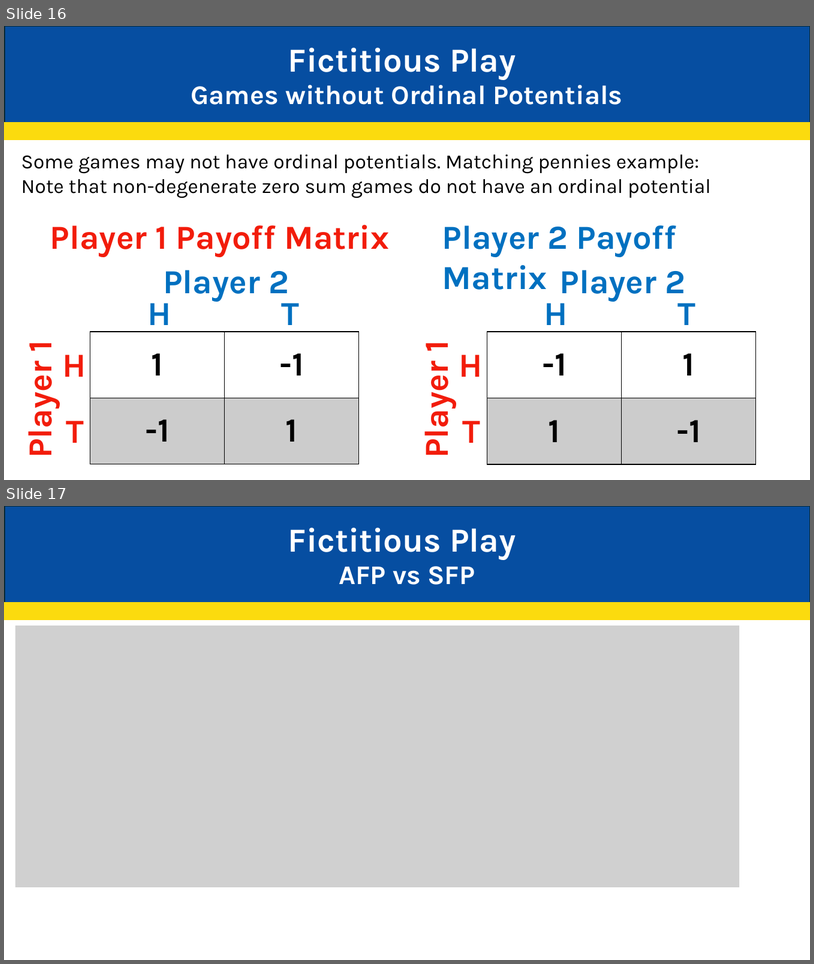
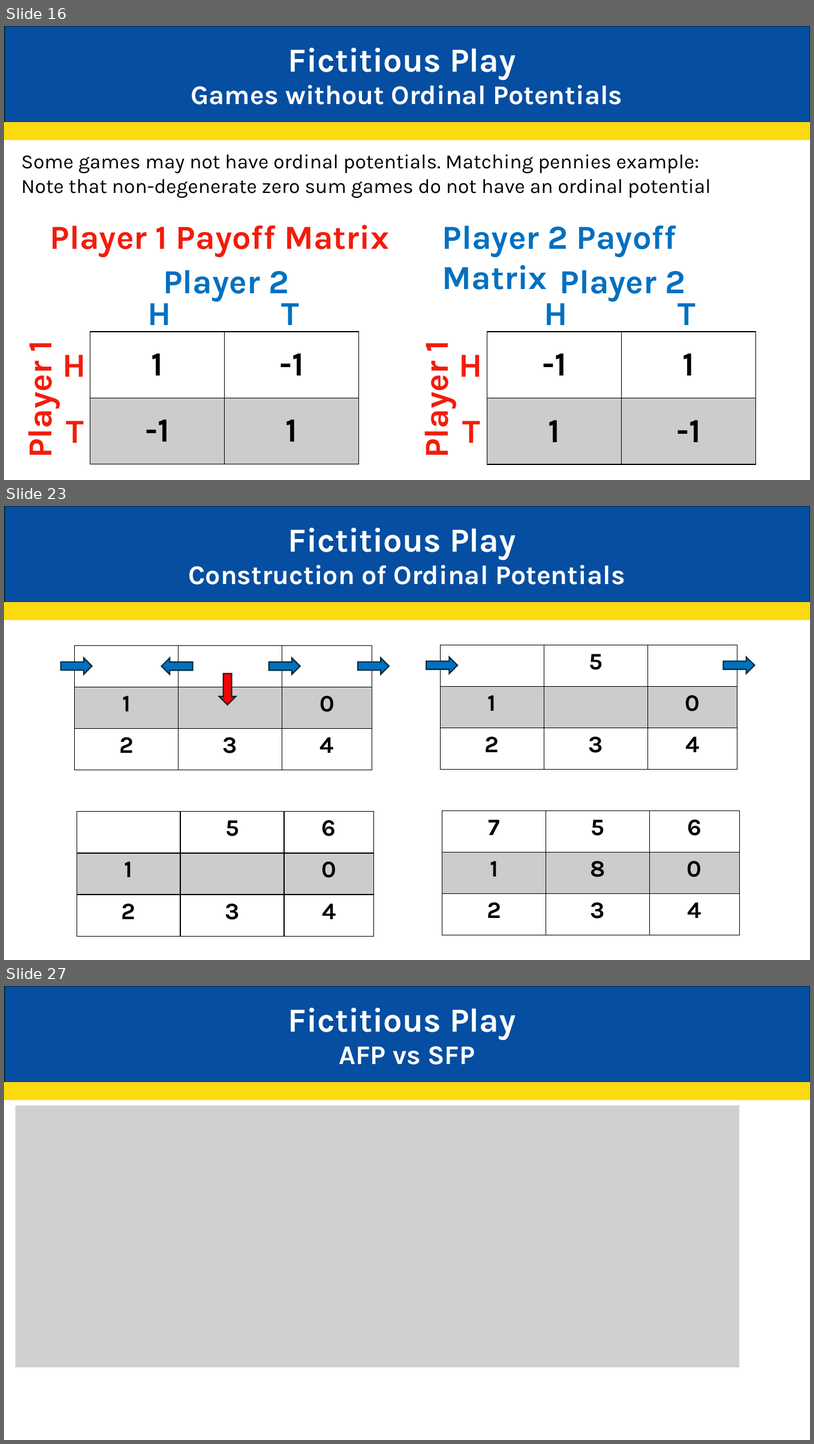
Before and after one commit to JakeCisc210/Candidacy, a slide deck: Reading Course/Presentations/Game Theory Seven.pptx. Shown one above the other, each under a label of ours: slides 16 and 17 before the commit, slides 16, 23 and 27 after it; the slides between them are not shown. The pictures are 814x964 and 814x1444 pixels, drawn with LibreOffice and Linux fonts; fonts in the diff are those of the drawing; grey boxes stand for pictures. Boxes give left, top, right and bottom in pixels: in the first picture for what was removed or moved away, otherwise in the second. Text is boxed around its words. In the diff, an @@ line names an element or a change of style, - is before the commit and + after.

```diff
--- a/Reading Course/Presentations/Game Theory Seven.pptx
+++ b/Reading Course/Presentations/Game Theory Seven.pptx
@@ slide 23 added at <box>4,506,810,960</box>, background #FFFFFF @@
@@ rectangle added at <box>5,506,810,603</box>, fill #064EA1, outline #092A39 1.5 pt @@
@@ text added at <box>288,528,516,560</box>, 40 pt, text #FFFFFF, bold @@
+Fictitious Play
@@ text added at <box>188,559,626,585</box>, 32 pt, text #FFFFFF, bold @@
+Construction of Ordinal Potentials
@@ rectangle added at <box>4,603,810,619</box>, fill #FBDB0E, outline #FBDB0E 1.5 pt @@
@@ table added at <box>75,646,372,771</box>, 3 rows, 3 columns @@
+ |  | 
+1 |  | 0
+2 | 3 | 4
@@ table added at <box>441,645,738,769</box>, 3 rows, 3 columns @@
+ | 5 | 
+1 |  | 0
+2 | 3 | 4
@@ right arrow added at <box>61,658,92,674</box>, fill #0070C0, outline #092A39 1.5 pt @@
@@ right arrow added at <box>162,658,194,674</box>, fill #0070C0, outline #092A39 1.5 pt @@
@@ right arrow added at <box>269,658,300,674</box>, fill #0070C0, outline #092A39 1.5 pt @@
@@ right arrow added at <box>358,658,389,674</box>, fill #0070C0, outline #092A39 1.5 pt @@
@@ right arrow added at <box>427,657,458,673</box>, fill #0070C0, outline #092A39 1.5 pt @@
@@ right arrow added at <box>724,657,755,673</box>, fill #0070C0, outline #092A39 1.5 pt @@
@@ right arrow added at <box>219,673,236,705</box>, fill #FF0000, outline #092A39 1.5 pt @@
@@ table added at <box>77,811,374,936</box>, 3 rows, 3 columns @@
+ | 5 | 6
+1 |  | 0
+2 | 3 | 4
@@ table added at <box>443,810,740,935</box>, 3 rows, 3 columns @@
+7 | 5 | 6
+1 | 8 | 0
+2 | 3 | 4
@@ what was slide 17 is now slide 27 @@
```
Also in this commit, not shown: 2 slides changed, 9 other slides added, 2 slides removed.
